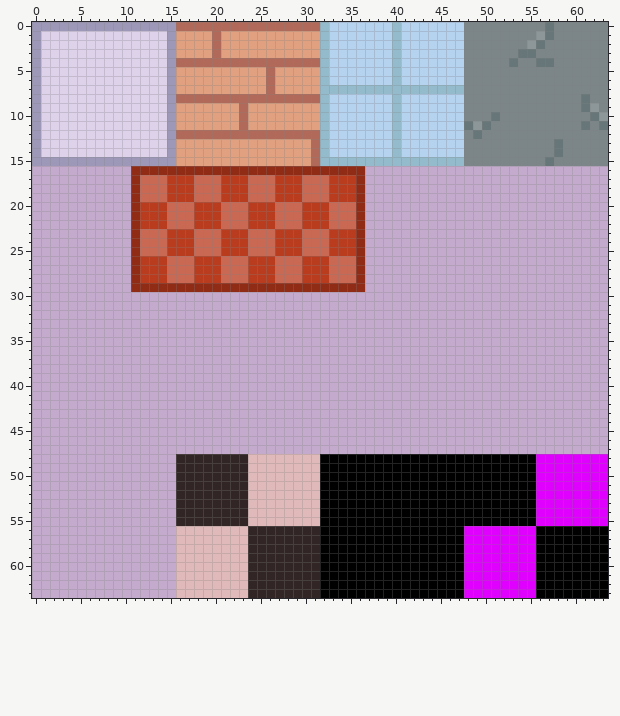
Edited in one commit: pixel-art sprite (Projeto_Suco_de_Laranja/Assets/Sprites/Tilesets/FloorTiles.png). Above is the file before it was changed.
The file is 64x64 pixels.
Once edited:
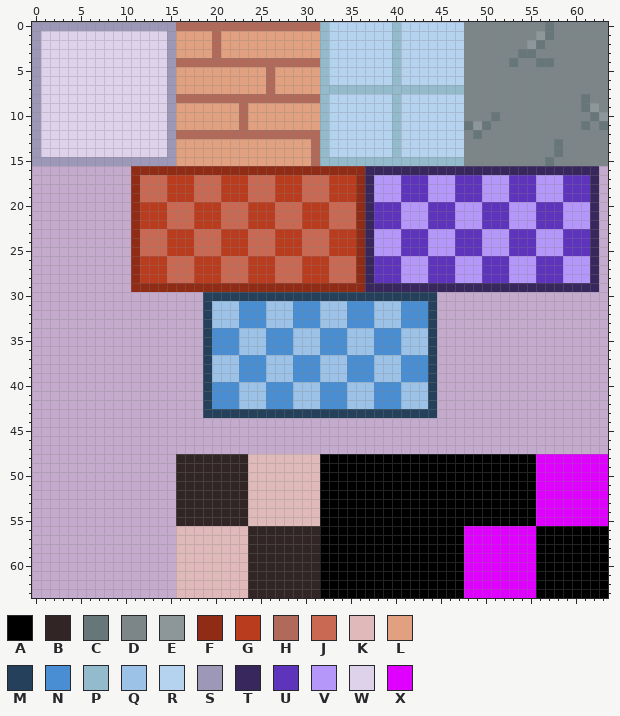
Palette (. is transparent): A #000000  B #312525  C #677679  D #7c8689  E #8d9698  F #902b15  G #ba3c1f  H #b16a5a  J #c96954  K #e0baba  L #e1a07f  M #24405a  N #498ed2  P #94bbcc  Q #9cc2e7  R #b5d2ef  S #9d98b7  T #37275d  U #5e34bd  V #b596f9  W #ddd2ea  X #e000ff
Changes in this commit:
There is now colour M in row 30 at x 19 to 44; in rows 31 to 42 at x 19 and 44; in row 43 at x 19 to 44.
There is now colour N in rows 31 to 33 at x 23 to 25, 29 to 31, 35 to 37 and 41 to 43; in rows 34 to 36 at x 20 to 22, 26 to 28, 32 to 34 and 38 to 40; in rows 37 to 39 at x 23 to 25, 29 to 31, 35 to 37 and 41 to 43; in rows 40 to 42 at x 20 to 22, 26 to 28, 32 to 34 and 38 to 40.
There is now colour Q in rows 31 to 33 at x 20 to 22, 26 to 28, 32 to 34 and 38 to 40; in rows 34 to 36 at x 23 to 25, 29 to 31, 35 to 37 and 41 to 43; in rows 37 to 39 at x 20 to 22, 26 to 28, 32 to 34 and 38 to 40; in rows 40 to 42 at x 23 to 25, 29 to 31, 35 to 37 and 41 to 43.
There is now colour T in row 16 at x 37 to 62; in rows 17 to 28 at x 37 and 62; in row 29 at x 37 to 62.
There is now colour U in rows 17 to 19 at x 41 to 43, 47 to 49, 53 to 55 and 59 to 61; in rows 20 to 22 at x 38 to 40, 44 to 46, 50 to 52 and 56 to 58; in rows 23 to 25 at x 41 to 43, 47 to 49, 53 to 55 and 59 to 61; in rows 26 to 28 at x 38 to 40, 44 to 46, 50 to 52 and 56 to 58.
There is now colour V in rows 17 to 19 at x 38 to 40, 44 to 46, 50 to 52 and 56 to 58; in rows 20 to 22 at x 41 to 43, 47 to 49, 53 to 55 and 59 to 61; in rows 23 to 25 at x 38 to 40, 44 to 46, 50 to 52 and 56 to 58; in rows 26 to 28 at x 41 to 43, 47 to 49, 53 to 55 and 59 to 61.
Boxes around the changes in both pictures, in picture pixels (x1, y1, x2, y2):
added: (203, 166, 599, 418)
